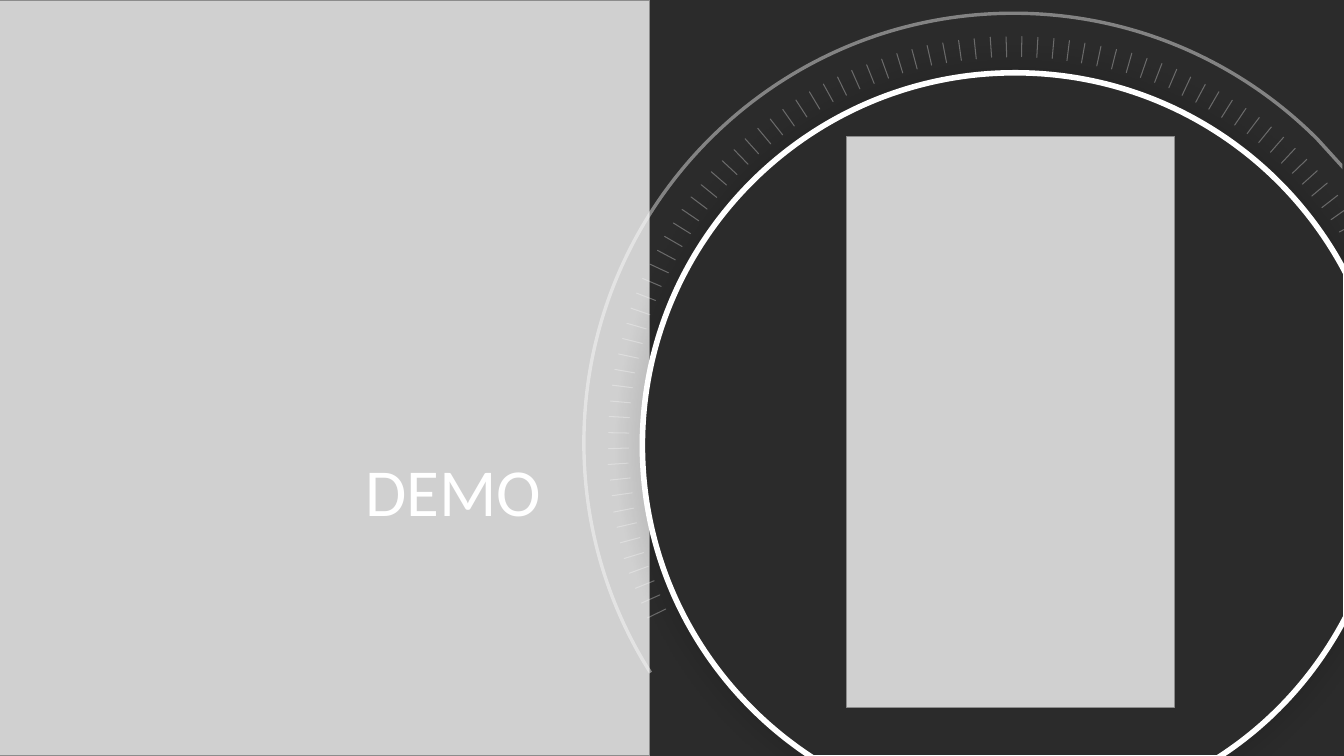
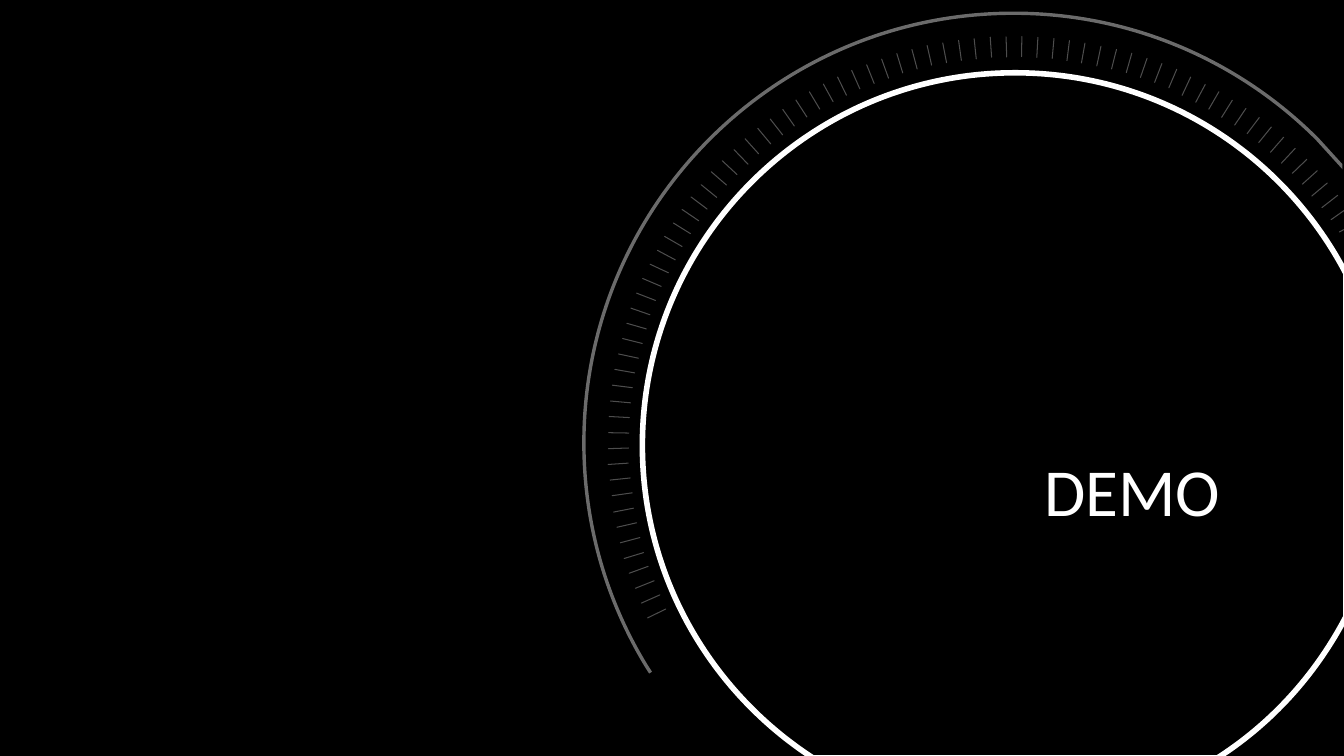
Before and after one commit to CSCI4850/S20-team3-project, a slide deck: slide 12 of Presentation.pptx (slide 7 before the commit). Drawn at 1344x756 pixels with LibreOffice and Linux fonts; fonts in the diff are those of the drawing; grey boxes stand for pictures; background and template pictures are left out; a plain dark background stands for a picture behind light text. Boxes give left, top, right and bottom in pixels: in the first picture for what was removed or moved away, otherwise in the second. Text is boxed around its words. In the diff, an @@ line names an element or a change of style, - is before the commit and + after.

```diff
--- a/Presentation.pptx
+++ b/Presentation.pptx
@@ picture removed at (x1=0, y1=0, x2=650, y2=756) @@
@@ freeform shape at (x1=642, y1=73, x2=1344, y2=756): fill #FFFFFF to #000000 at 60% opacity; outline #000000 4 pt to #FFFFFF 4 pt @@
@@ picture removed at (x1=847, y1=136, x2=1175, y2=707) @@
@@ title "DEMO" moved from (x1=365, y1=473, x2=541, y2=516) to (x1=1044, y1=472, x2=1220, y2=517) @@
```
Also in this commit, not shown: 4 other slides changed, 7 slides added, 2 slides removed.
